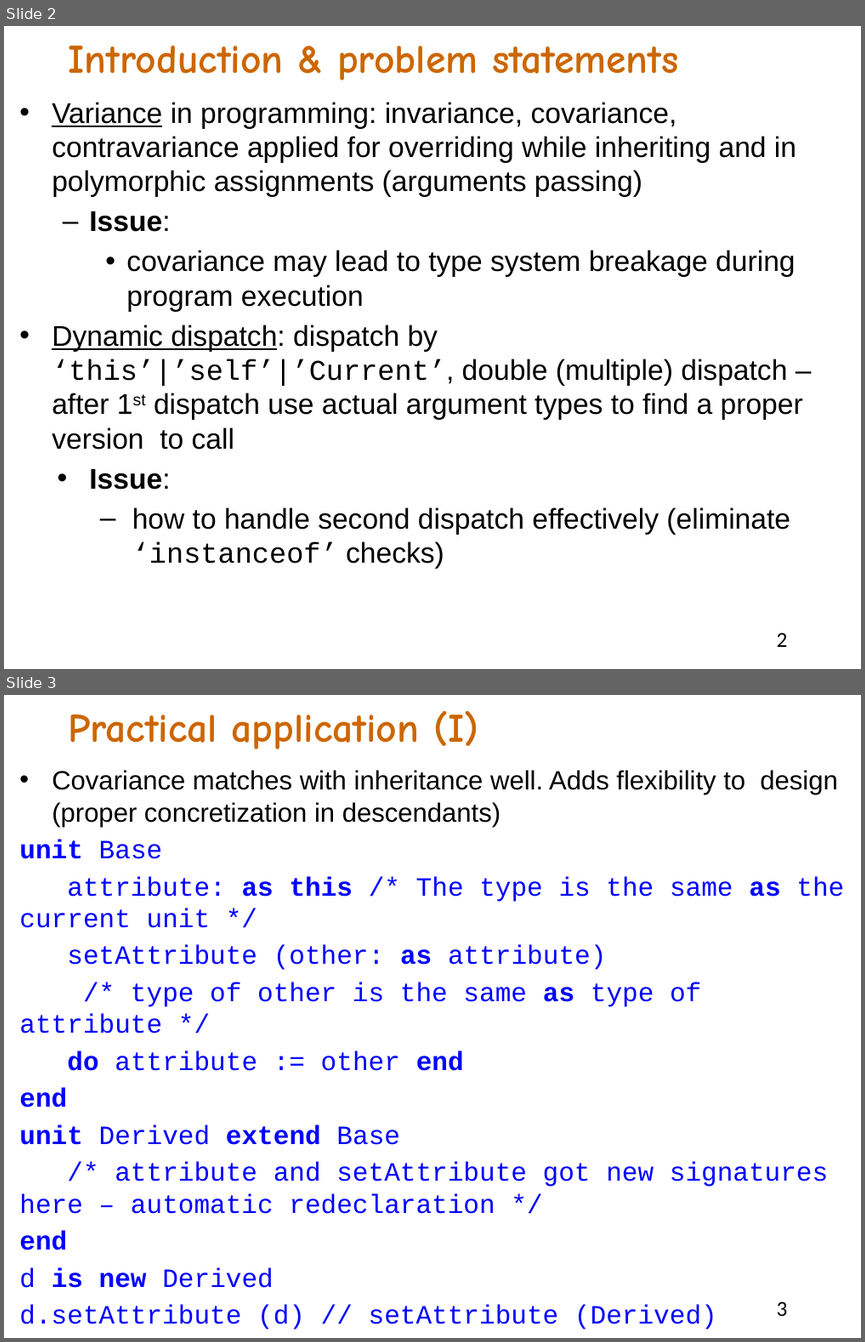
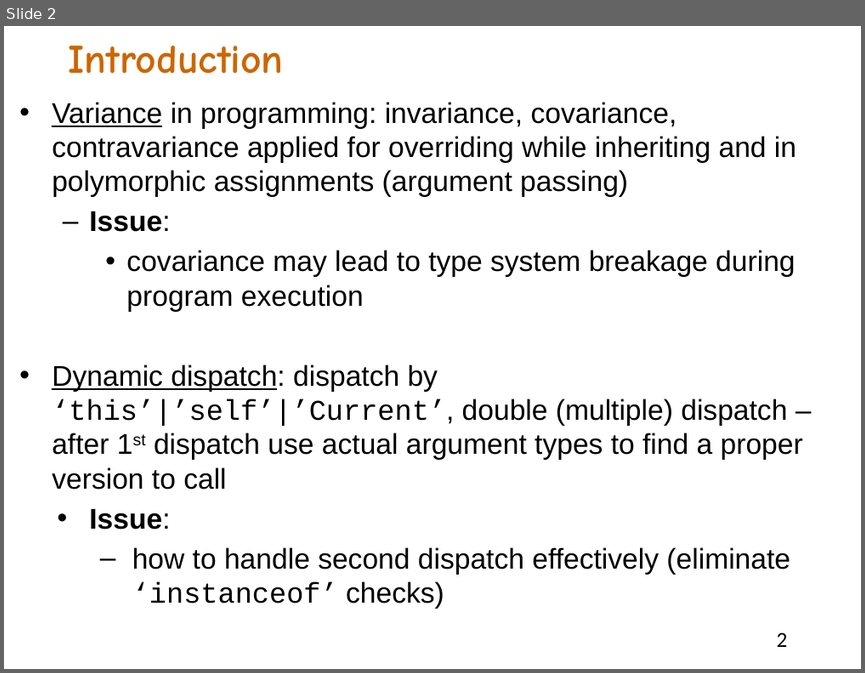
Before and after one commit to akanatov/SLang-, a slide deck: Docs/Multiple overriding or OOP approach to double dispatch.pptx. Shown one above the other, each under a label of ours: slides 2 and 3 before the commit, slide 2 after it. The pictures are 865x1342 and 865x673 pixels, drawn with LibreOffice and Linux fonts; fonts in the diff are those of the drawing. Boxes give left, top, right and bottom in pixels: in the first picture for what was removed or moved away, otherwise in the second. Text is boxed around its words. In the diff, an @@ line names an element or a change of style, - is before the commit and + after.

Commit message:
Slides about type-safe covariance

```diff
--- a/Docs/Multiple overriding or OOP approach to double dispatch.pptx
+++ b/Docs/Multiple overriding or OOP approach to double dispatch.pptx
@@ slide 3 removed at (4, 695, 861, 1338), background #FFFFFF @@
@@ text removed at (69, 710, 478, 749) @@
-Practical application (I)
@@ text removed at (19, 770, 844, 1329) @@
-• Covariance matches with inheritance well. Adds flexibility to design (proper concretization in descendants)
-unit Base
-attribute: as this /* The type is the same as the current unit */
-setAttribute (other: as attribute)
-/* type of other is the same as type of attribute */
-do attribute := other end
-end
-unit Derived extend Base
-/* attribute and setAttribute got new signatures here – automatic redeclaration */
-end
-d is new Derived
-d.setAttribute (d) // setAttribute (Derived)
-a: Derived := d.attribute // d.attribute: Derived
@@ page number removed at (777, 1301, 788, 1315) @@
-3
@@ slide 2 changed as well @@
@@ text at (69, 46, 284, 74): text changed @@
-Introduction & problem statements
+Introduction
@@ text at (52, 102, 796, 197): text changed @@
-• Variance in programming: invariance, covariance, contravariance applied for overriding while inheriting and in polymorphic assignments (arguments passing)
+• Variance in programming: invariance, covariance, contravariance applied for overriding while inheriting and in polymorphic assignments (argument passing)
```
Also in this commit, not shown: 4 other slides changed, 14 slides added, 2 other slides removed.
